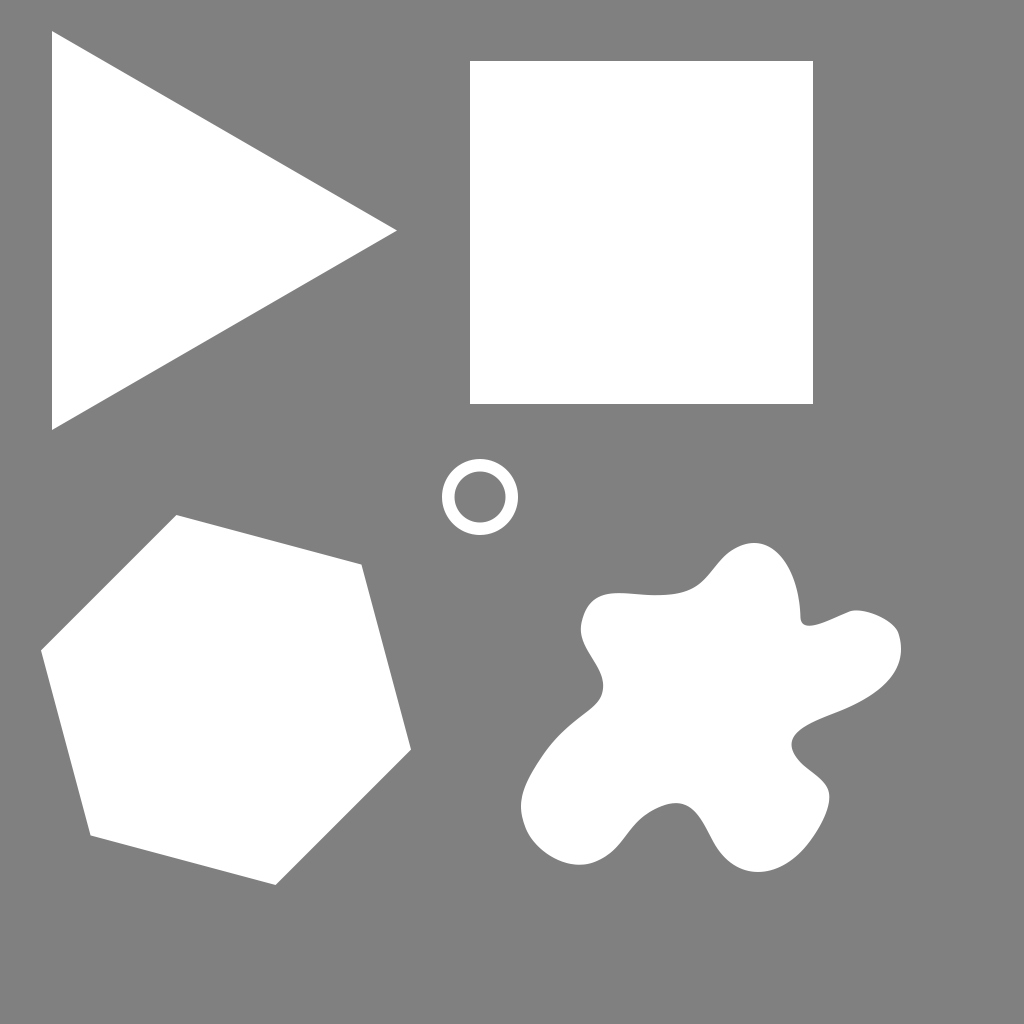
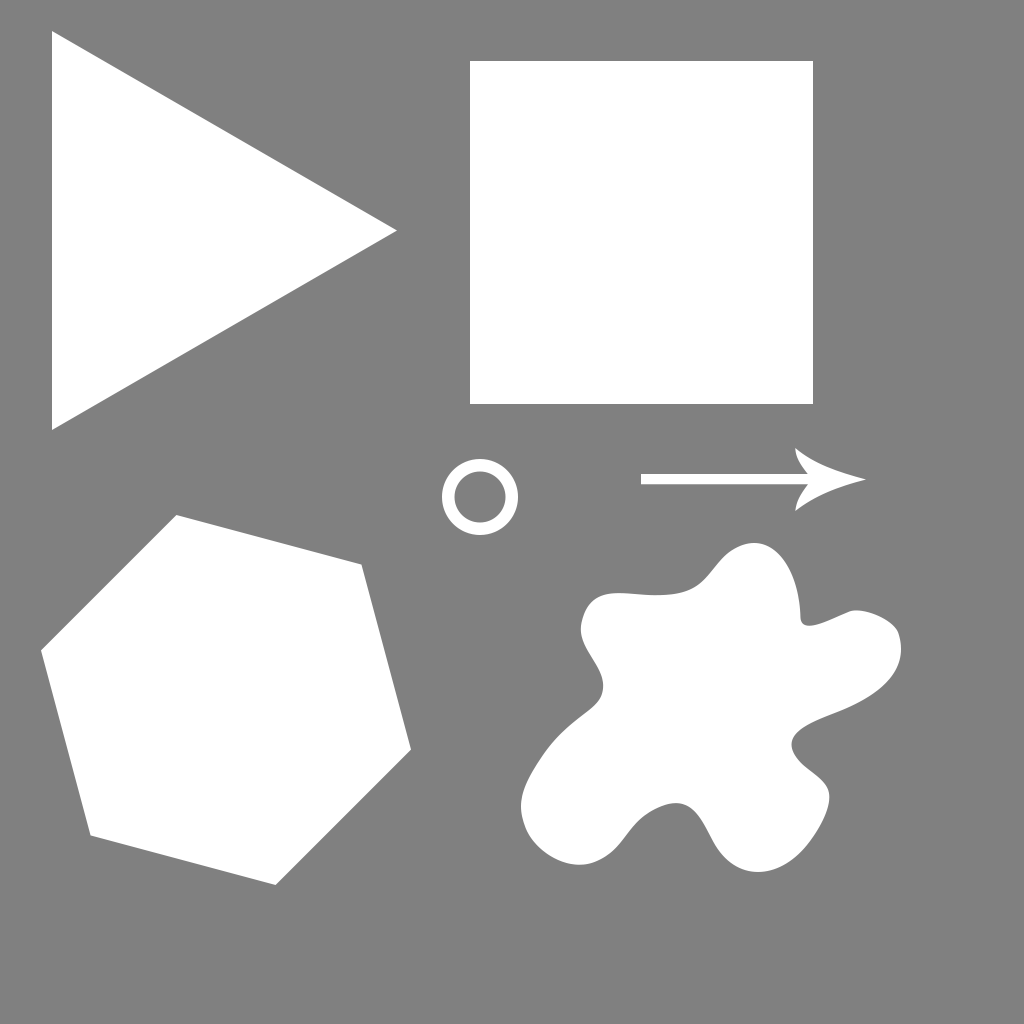
Before/after of a 1024 × 1024 layered artwork. What changed in the layer stack:
added layer "Spike" above "Coin" over (641, 448, 866, 511)
